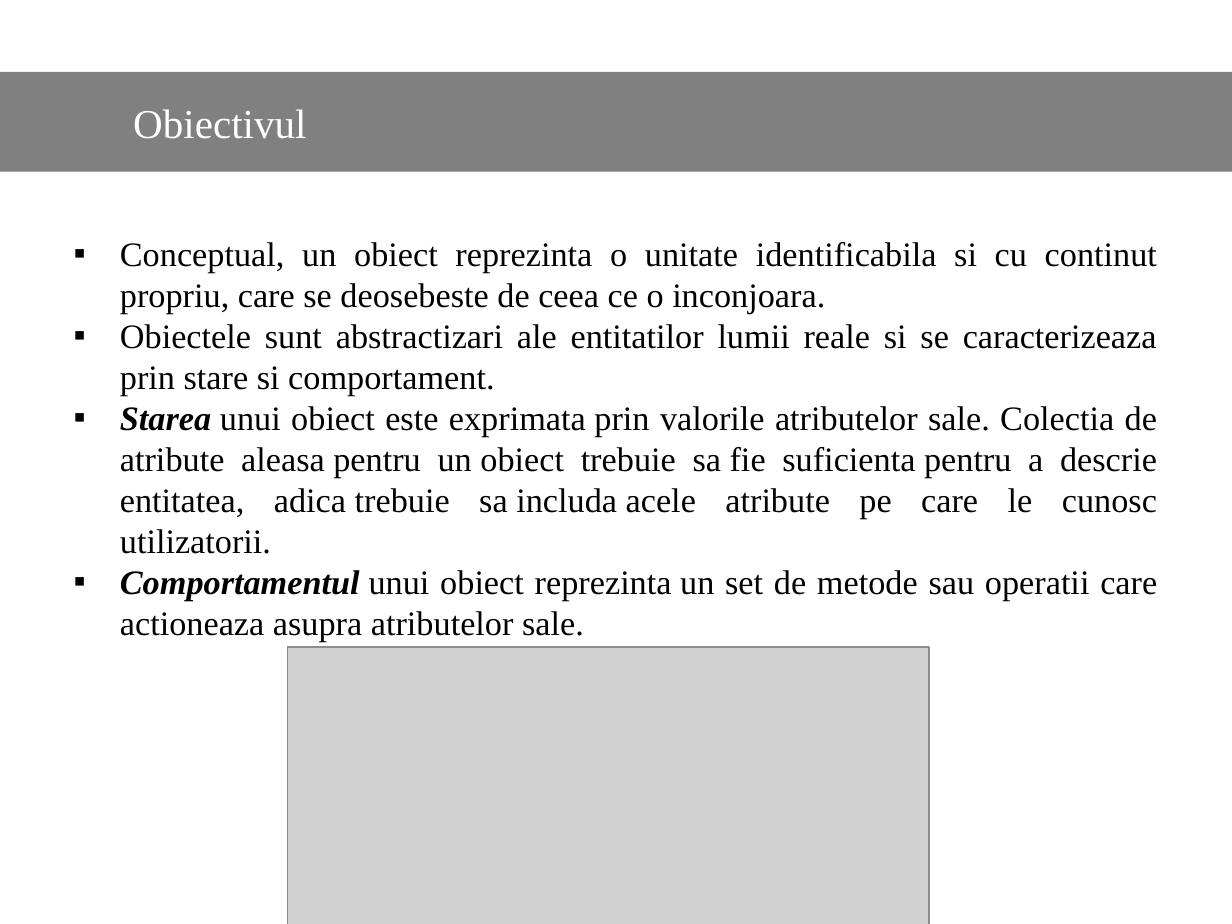
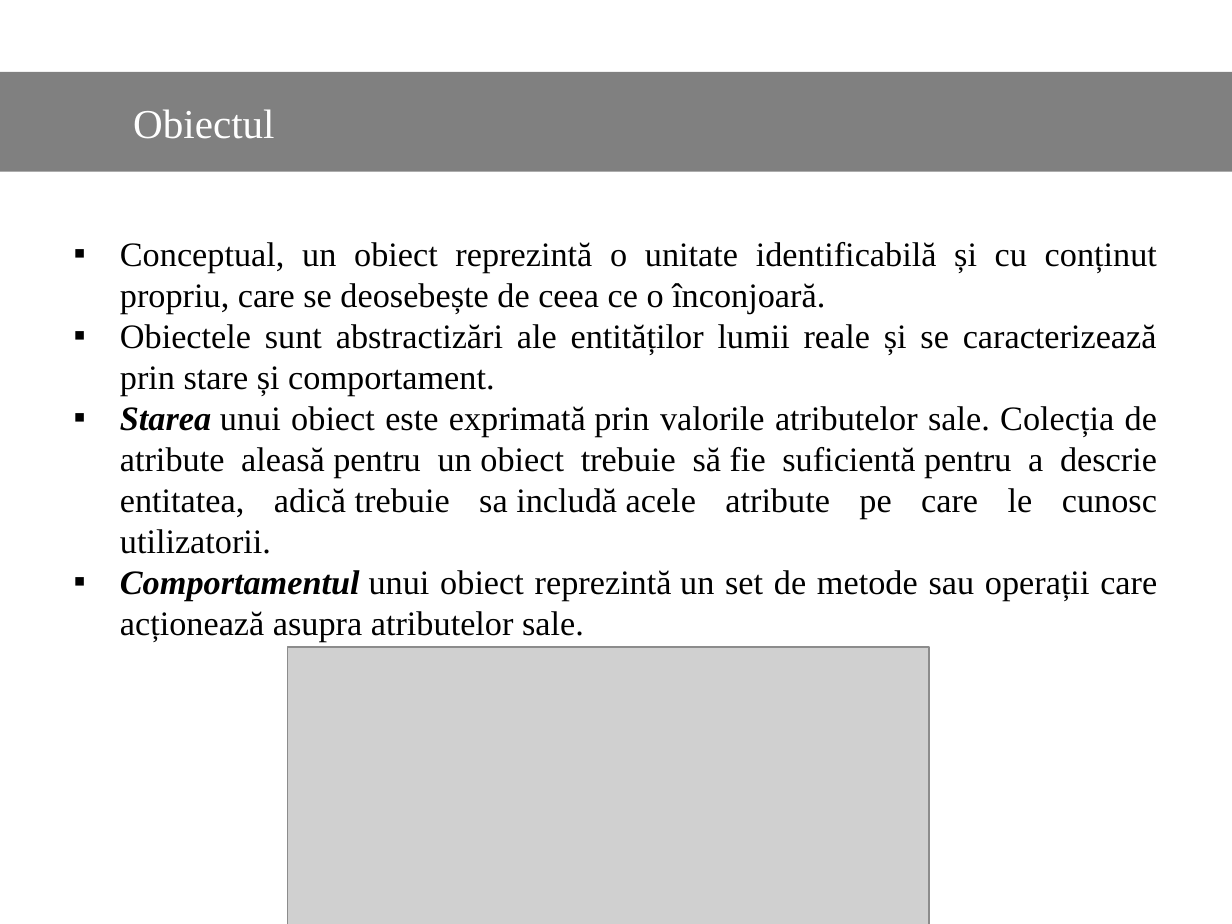
Before and after one commit to Dani25/BDOO, a slide deck: slide 11 of bdoo.pptx. Drawn at 1232x924 pixels with LibreOffice and Linux fonts; fonts in the diff are those of the drawing; grey boxes stand for pictures. Boxes give left, top, right and bottom in pixels: in the first picture for what was removed or moved away, otherwise in the second. Text is boxed around its words. In the diff, an @@ line names an element or a change of style, - is before the commit and + after.

```diff
--- a/bdoo.pptx
+++ b/bdoo.pptx
@@ text in rectangle at (133, 109, 274, 139): text changed @@
-Obiectivul
+Obiectul
@@ text at (120, 242, 1157, 642): text changed @@
-▪ Conceptual, un obiect reprezinta o unitate identificabila si cu continut propriu, care se deosebeste de ceea ce o inconjoara.
-▪ Obiectele sunt abstractizari ale entitatilor lumii reale si se caracterizeaza prin stare si comportament.
-▪ Starea unui obiect este exprimata prin valorile atributelor sale. Colectia de atribute aleasa pentru un obiect trebuie sa fie suficienta pentru a descrie entitatea, adica trebuie sa includa acele atribute pe care le cunosc utilizatorii.
-▪ Comportamentul unui obiect reprezinta un set de metode sau operatii care actioneaza asupra atributelor sale.
+▪ Conceptual, un obiect reprezintă o unitate identificabilă și cu conținut propriu, care se deosebește de ceea ce o înconjoară.
+▪ Obiectele sunt abstractizări ale entităților lumii reale și se caracterizează prin stare și comportament.
+▪ Starea unui obiect este exprimată prin valorile atributelor sale. Colecția de atribute aleasă pentru un obiect trebuie să fie suficientă pentru a descrie entitatea, adică trebuie sa includă acele atribute pe care le cunosc utilizatorii.
+▪ Comportamentul unui obiect reprezintă un set de metode sau operații care acționează asupra atributelor sale.
```
Also in this commit, not shown: 8 other slides changed.
